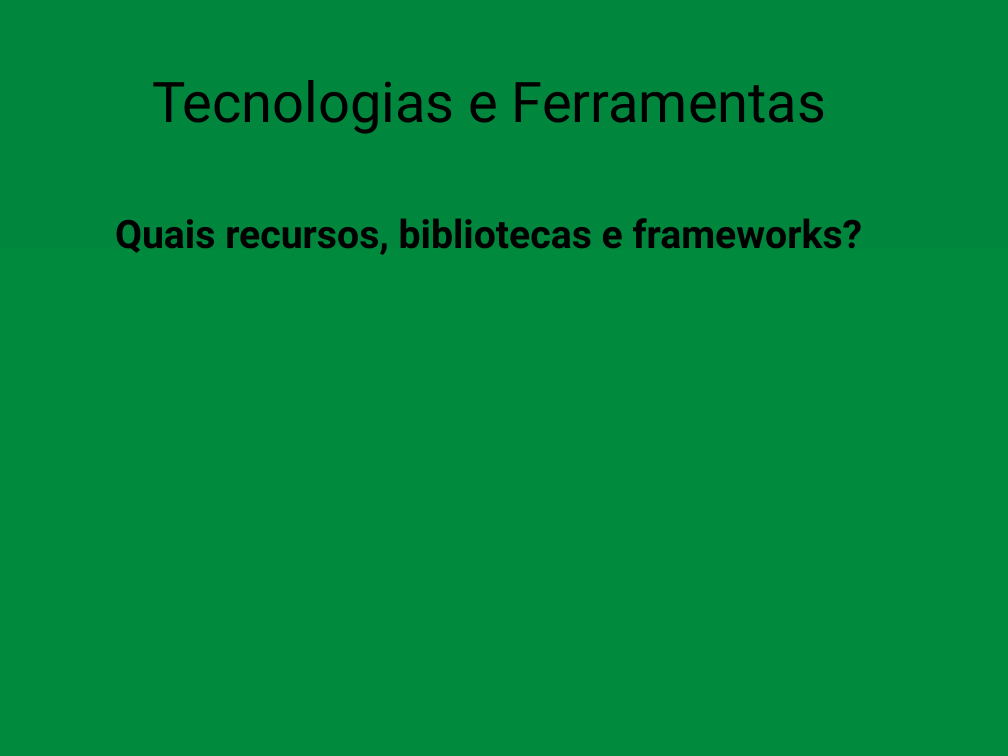
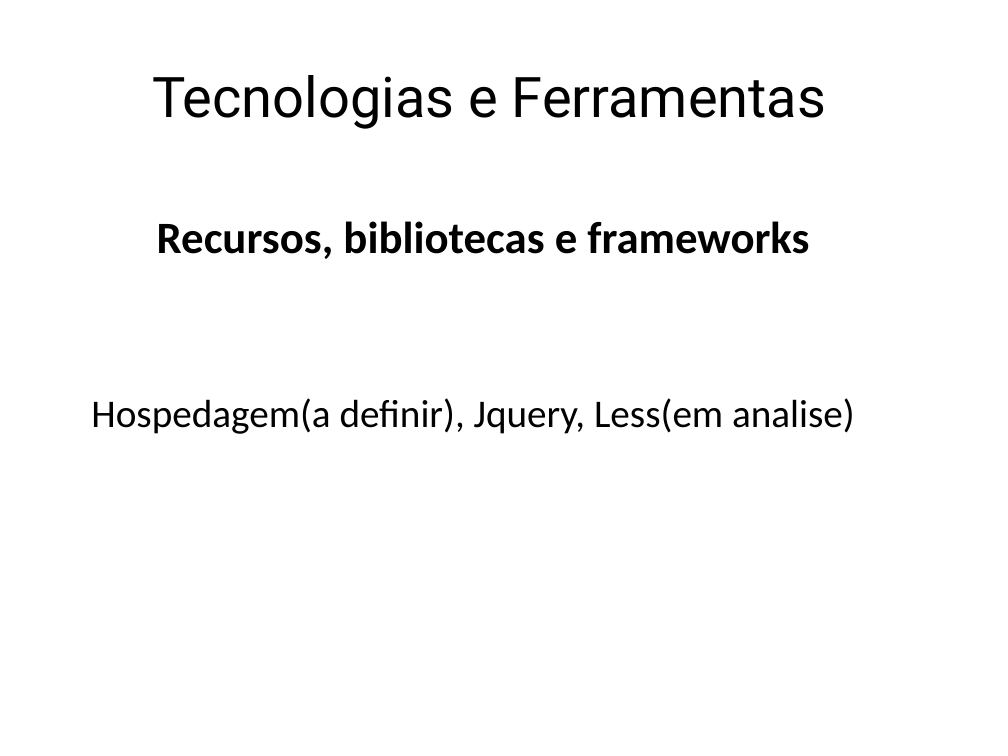
Before and after one commit to LeonDias1989/Kcal-Control, a slide deck: slide 12 of Kcal Control.pptx (slide 15 before the commit). Drawn at 1008x756 pixels with LibreOffice and Linux fonts; fonts in the diff are those of the drawing. Boxes give left, top, right and bottom in pixels: in the first picture for what was removed or moved away, otherwise in the second. Text is boxed around its words. In the diff, an @@ line names an element or a change of style, - is before the commit and + after.

```diff
--- a/Kcal Control.pptx
+++ b/Kcal Control.pptx
@@ background gradient #00863D to #008A3E to #FFFFFF @@
@@ title "Tecnologias e Ferramentas" at box(152, 75, 826, 129): line spacing 1 to 0.9 @@
@@ text at box(157, 221, 809, 259): text changed; size 28 to 32 pt; font Roboto to Calibri @@
-Quais recursos, bibliotecas e frameworks?
+Recursos, bibliotecas e frameworks
@@ text added at box(91, 398, 855, 434), 28 pt, text #000000 @@
+Hospedagem(a definir), Jquery, Less(em analise)
```
Also in this commit, not shown: 15 other slides changed, 13 slides added, 6 slides removed, 1 other file.
